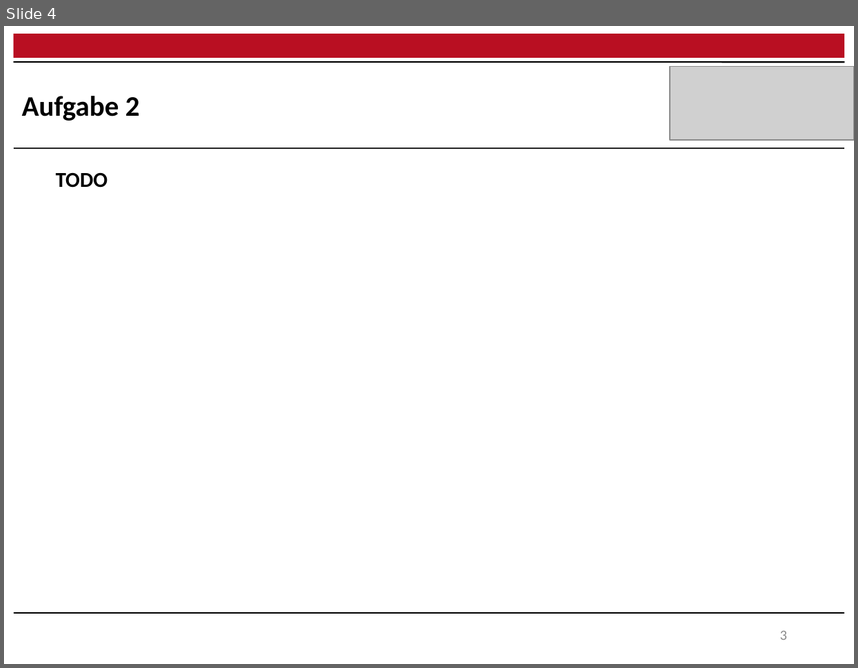
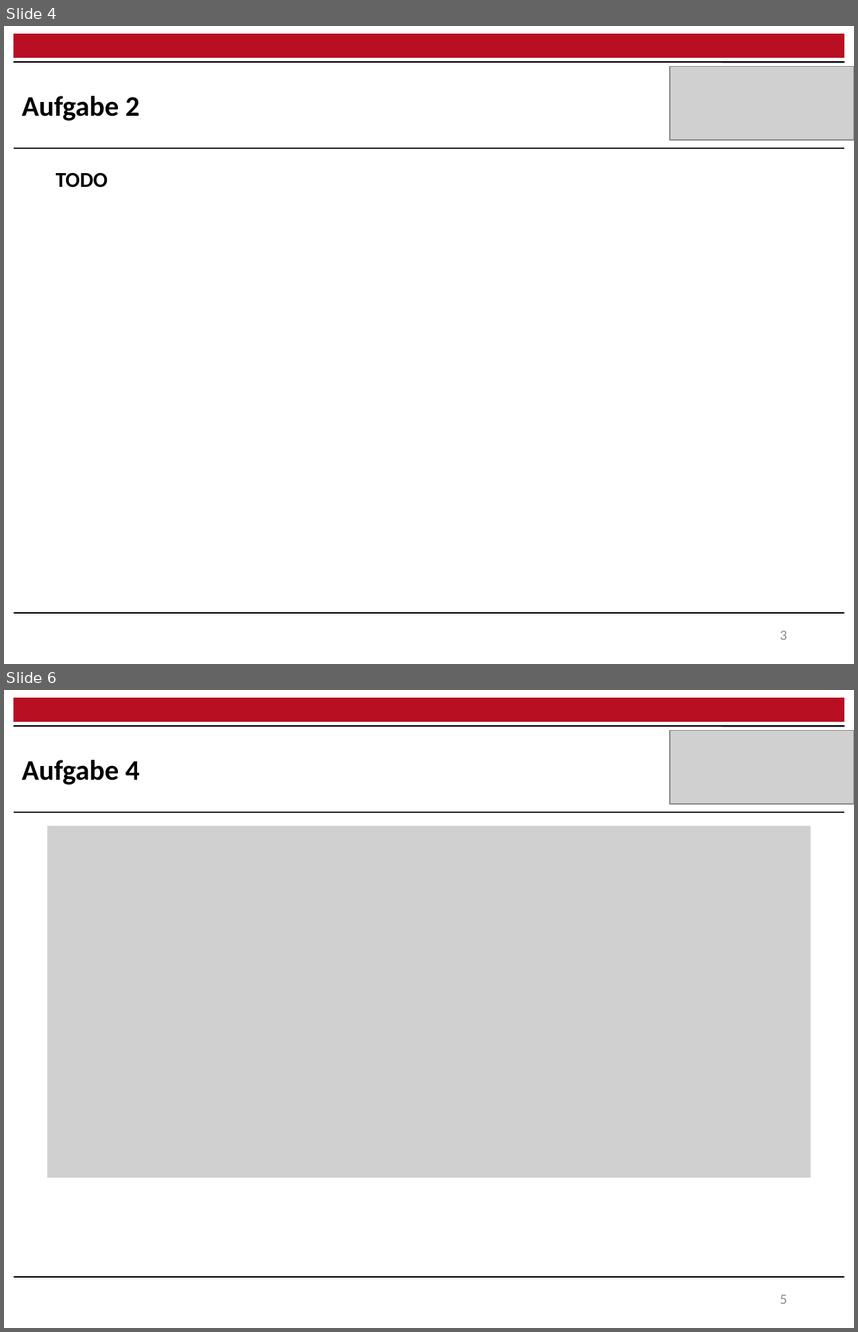
Before and after one commit to raQai/web-mining, a slide deck: ex2/ex2_results.pptx. Shown one above the other, each under a label of ours: slide 4 before the commit, slides 4 and 6 after it; the slides between them are not shown. The pictures are 858x668 and 858x1332 pixels, drawn with LibreOffice and Linux fonts; fonts in the diff are those of the drawing; grey boxes stand for pictures. Boxes give left, top, right and bottom in pixels: in the first picture for what was removed or moved away, otherwise in the second. Text is boxed around its words. In the diff, an @@ line names an element or a change of style, - is before the commit and + after.

```diff
--- a/ex2/ex2_results.pptx
+++ b/ex2/ex2_results.pptx
@@ slide 6 added at (4,690,854,1328), background #FFFFFF @@
@@ rectangle added at (14,698,844,722), fill #B90F22 @@
@@ line added from (14, 726) to (844, 726), #000000 1.2 pt @@
@@ picture added at (670,730,854,804) @@
@@ text added at (22,760,140,785), 24 pt, text #000000, bold @@
+Aufgabe 4
@@ line added from (14, 812) to (844, 812), #262626 0.75 pt @@
@@ picture added at (47,826,811,1178) @@
@@ line added from (14, 1276) to (844, 1276), #000000 1.2 pt @@
@@ page number added at (780,1294,787,1303), 12 pt, text #8C8C8C @@
+5
```
Also in this commit, not shown: 2 other slides added.
